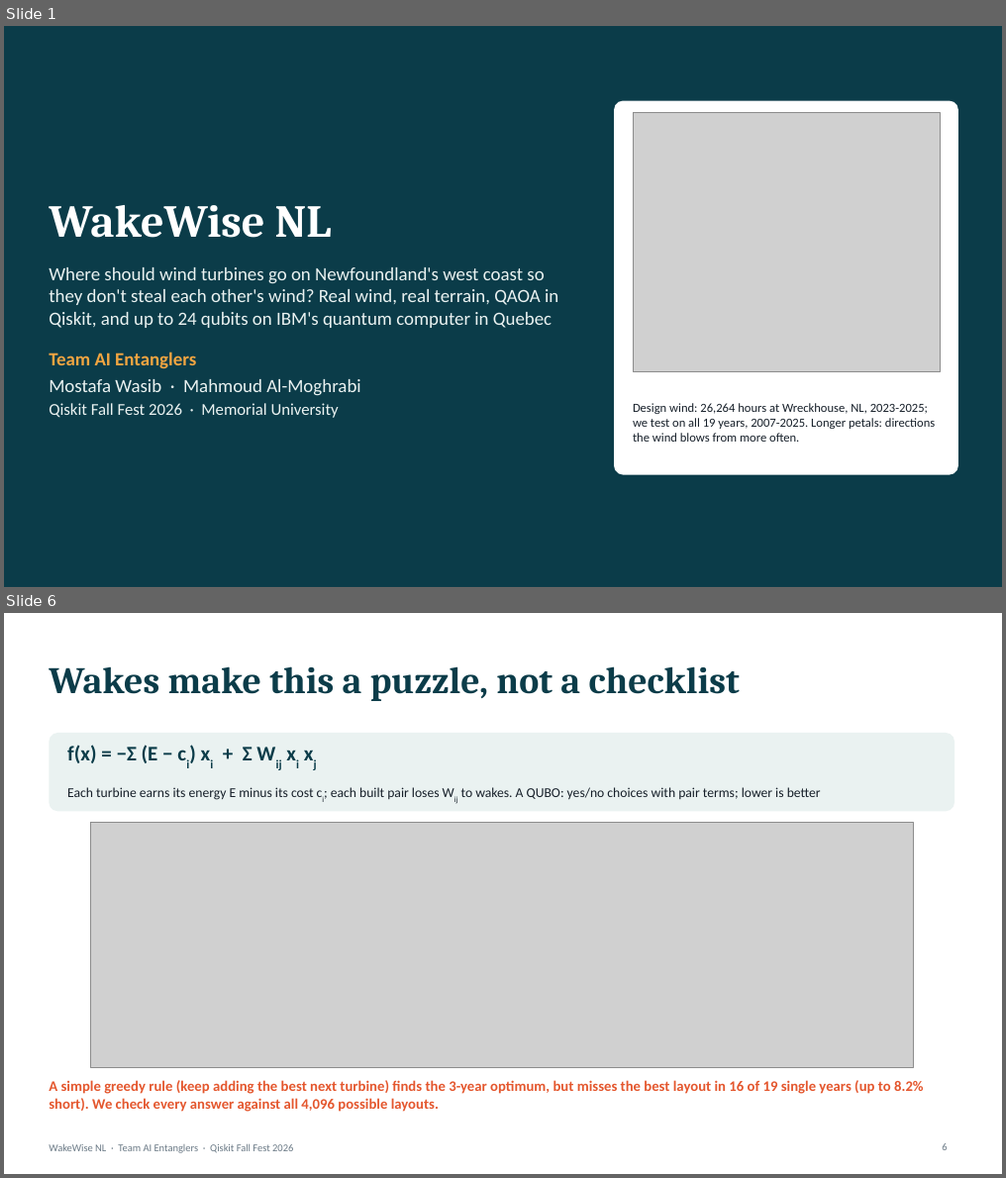
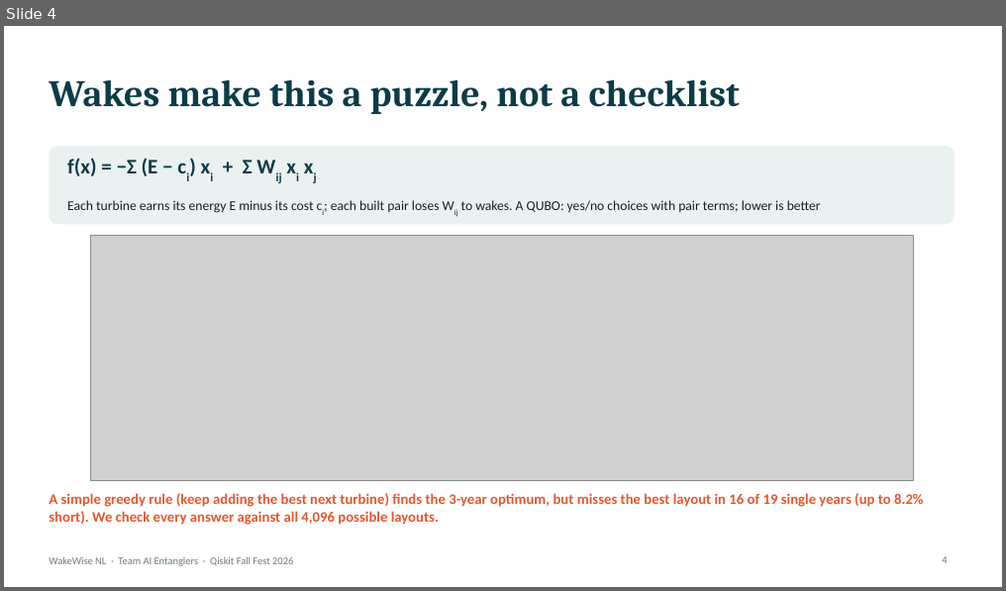
Before and after one commit to mrw-soumik/Qiskit-AI-Entanglers-, a slide deck: slides/WakeWise_NL_AI_Entanglers.pptx. Shown one above the other, each under a label of ours: slides 1 and 6 before the commit, slide 4 after it; the slides between them are not shown. The pictures are 1006x1178 and 1006x591 pixels, drawn with LibreOffice and Linux fonts; fonts in the diff are those of the drawing; grey boxes stand for pictures. Boxes give left, top, right and bottom in pixels: in the first picture for what was removed or moved away, otherwise in the second. Text is boxed around its words. In the diff, an @@ line names an element or a change of style, - is before the commit and + after.

```diff
--- a/slides/WakeWise_NL_AI_Entanglers.pptx
+++ b/slides/WakeWise_NL_AI_Entanglers.pptx
@@ slide 1 removed at [4, 26, 1002, 587], background #0B3C49 @@
@@ rounded rectangle removed at [614, 101, 958, 475] @@
@@ picture removed at [633, 112, 940, 372] @@
@@ title removed at [49, 205, 332, 238] @@
-WakeWise NL
@@ text removed at [49, 268, 558, 418] @@
-Where should wind turbines go on Newfoundland's west coast so they don't steal each other's wind? Real wind, real terrain, QAOA in Qiskit, and up to 24 qubits on IBM's quantum computer in Quebec
-Team AI Entanglers
-Mostafa Wasib · Mahmoud Al-Moghrabi
-Qiskit Fall Fest 2026 · Memorial University
@@ text removed at [633, 403, 935, 442] @@
-Design wind: 26,264 hours at Wreckhouse, NL, 2023-2025; we test on all 19 years, 2007-2025. Longer petals: directions the wind blows from more often.
@@ what was slide 6 is now slide 4 @@
@@ page number at [942, 557, 946, 564]: text changed @@
-6
+4
```
Also in this commit, not shown: 8 slides changed, 5 other slides removed, 1 other file.
